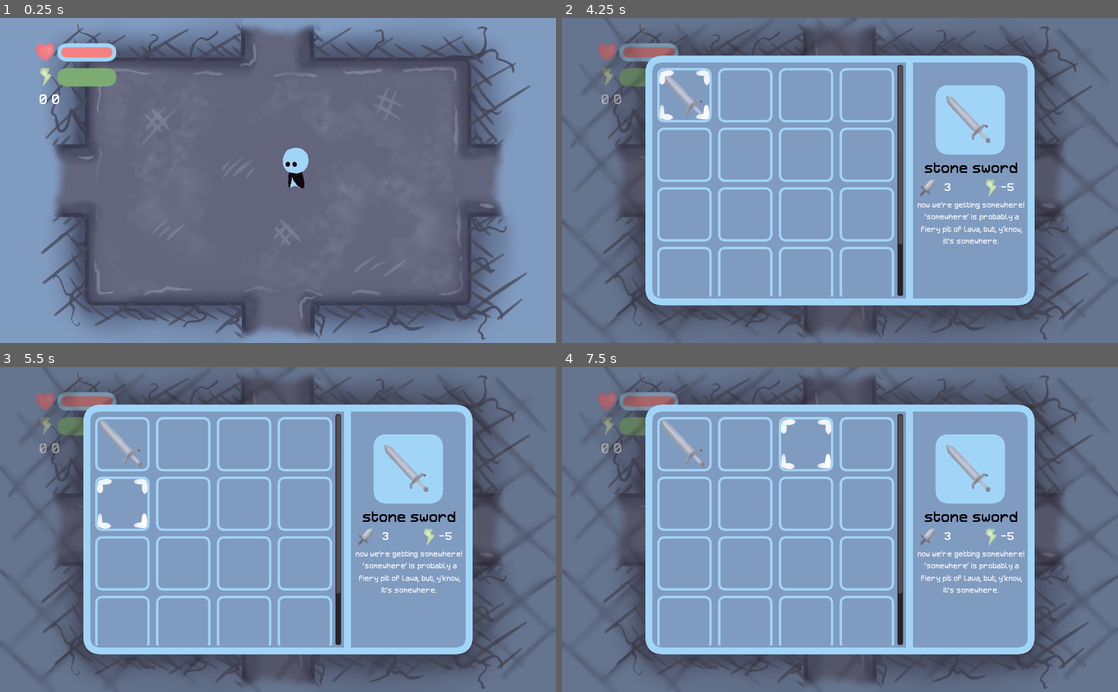
Above: before the commit, frames 1-4 (two rows, left to right).
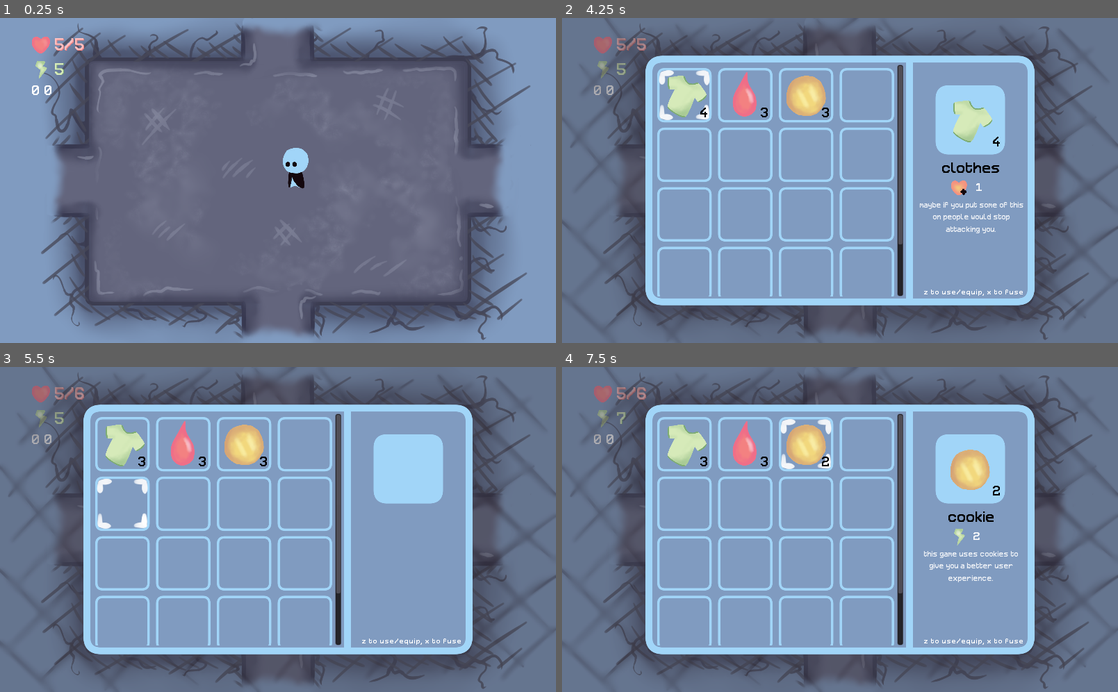
Above: after the commit, the same moments.

Repository: bucketfish/box-arena
Game: Godot game, scene res://base.tscn
The game is run twice, just before and just after one commit, with the same random seed, the same clock (stepped at 60 frames per second) and the same inputs.
Inputs:
- Up to frame 1 (0.25 s): no input
- Up to frame 2 (4.25 s): hold Right (right) 0.53-1.28 s; tap X (attack) at 0.6, 2.1, 3.6 s; hold Down (down) 1.28-2.03 s; tap Z (pickup) at 1.35, 2.85 s; hold Right (right) 2.03-2.78 s; hold Up (ui_up) 2.78-3.53 s; hold Left (left) from 3.53 s (still down); tap Shift (inventory) at 4.15 s
- Up to frame 3 (5.5 s): tap Z (pickup) at 4.35 s; tap Enter at 5 s; release Left (left) at 5.03 s; hold Down (down) from 5.03 s (still down); tap X (attack) at 5.1 s
- Up to frame 4 (7.5 s): tap Space at 5.75, 7.25 s; release Down (down) at 5.78 s; hold Right (right) 5.78-6.53 s; tap Z (pickup) at 5.85, 7.35 s; tap Enter at 6.5 s; hold Up (ui_up) 6.53-7.28 s; tap X (attack) at 6.6 s; hold Right (right) from 7.28 s (still down)

The runs differ from the first frame. In frame 1, 1.6% of the frame differs, in the area x 5-21%, y 5-27%; in frame 2, 4.7%; in frame 3, 4.1%; in frame 4, 4.8%, in the area x 5-84%, y 5-86%.

Commit message:
okay we ACTUALLY finally have all inventory stuff working

Diff:
--- a/base.tscn
+++ b/base.tscn
@@ -13,10 +13,12 @@
 [ext_resource path="res://assets/gui/energy.png" type="Texture" id=11]
 [ext_resource path="res://gui/itemdesc_value.tscn" type="PackedScene" id=12]
 [ext_resource path="res://assets/gui/health.png" type="Texture" id=13]
-[ext_resource path="res://assets/gui/bar overlay.png" type="Texture" id=14]
-[ext_resource path="res://assets/gui/health bar.png" type="Texture" id=15]
+[ext_resource path="res://assets/gui/max health.png" type="Texture" id=14]
 [ext_resource path="res://gui/bars.gd" type="Script" id=16]
-[ext_resource path="res://assets/gui/energy bar.png" type="Texture" id=17]
+
+[sub_resource type="DynamicFont" id=11]
+size = 28
+font_data = ExtResource( 10 )
 
 [sub_resource type="DynamicFont" id=8]
 size = 26
@@ -24,6 +26,10 @@
 
 [sub_resource type="DynamicFont" id=7]
 size = 14
+font_data = ExtResource( 10 )
+
+[sub_resource type="DynamicFont" id=9]
+size = 12
 font_data = ExtResource( 10 )
 
 [sub_resource type="Animation" id=1]
@@ -156,10 +162,10 @@
 [node name="gui" type="CanvasLayer" parent="."]
 
 [node name="coords" type="Label" parent="gui"]
-margin_left = 72.0
-margin_top = 133.0
-margin_right = 112.0
-margin_bottom = 166.0
+margin_left = 57.0
+margin_top = 117.0
+margin_right = 97.0
+margin_bottom = 150.0
 custom_fonts/font = ExtResource( 4 )
 text = "0 0"
 __meta__ = {
@@ -175,49 +181,34 @@
 }
 
 [node name="health" type="Control" parent="gui/bars"]
-margin_left = 96.0
-margin_top = 37.0
-margin_right = 136.0
-margin_bottom = 77.0
-__meta__ = {
-"_edit_use_anchors_": false
-}
-
-[node name="bar" type="NinePatchRect" parent="gui/bars/health"]
-margin_right = 200.0
-margin_bottom = 53.0
-texture = ExtResource( 15 )
-patch_margin_left = 64
-patch_margin_right = 64
-
-[node name="overlay" type="NinePatchRect" parent="gui/bars/health"]
-margin_right = 200.0
-margin_bottom = 53.0
-texture = ExtResource( 14 )
-patch_margin_left = 64
-patch_margin_right = 64
-axis_stretch_horizontal = 1
+margin_left = 88.0
+margin_top = 24.0
+margin_right = 128.0
+margin_bottom = 64.0
+__meta__ = {
+"_edit_use_anchors_": false
+}
 
 [node name="sprite" type="Sprite" parent="gui/bars/health"]
 position = Vector2( -13, 25 )
 scale = Vector2( 0.16, 0.16 )
 texture = ExtResource( 13 )
 
+[node name="value" type="Label" parent="gui/bars/health"]
+margin_left = 11.0
+margin_top = 4.0
+margin_right = 74.0
+margin_bottom = 48.0
+custom_colors/font_color = Color( 1, 0.752941, 0.752941, 1 )
+custom_colors/font_color_shadow = Color( 0.956863, 0.509804, 0.509804, 1 )
+custom_fonts/font = SubResource( 11 )
+text = "5"
+
 [node name="energy" type="Control" parent="gui/bars"]
-margin_left = 96.0
-margin_top = 83.0
-margin_right = 136.0
-margin_bottom = 123.0
-__meta__ = {
-"_edit_use_anchors_": false
-}
-
-[node name="bar" type="NinePatchRect" parent="gui/bars/energy"]
-margin_right = 200.0
-margin_bottom = 53.0
-texture = ExtResource( 17 )
-patch_margin_left = 64
-patch_margin_right = 64
+margin_left = 88.0
+margin_top = 70.0
+margin_right = 128.0
+margin_bottom = 110.0
 __meta__ = {
 "_edit_use_anchors_": false
 }
@@ -227,6 +218,16 @@
 scale = Vector2( 0.16, 0.16 )
 texture = ExtResource( 11 )
 
+[node name="value" type="Label" parent="gui/bars/energy"]
+margin_left = 11.0
+margin_top = 4.0
+margin_right = 74.0
+margin_bottom = 48.0
+custom_colors/font_color = Color( 0.843137, 0.921569, 0.729412, 1 )
+custom_colors/font_color_shadow = Color( 0.494118, 0.678431, 0.45098, 1 )
+custom_fonts/font = SubResource( 11 )
+text = "5"
+
 [node name="shade" type="Control" parent="gui"]
 visible = false
 anchor_right = 1.0
@@ -241,7 +242,6 @@
 centered = false
 
 [node name="inventory" type="Control" parent="gui"]
-visible = false
 anchor_right = 1.0
 anchor_bottom = 1.0
 script = ExtResource( 7 )
@@ -265,7 +265,7 @@
 }
 
 [node name="rowbox" type="VBoxContainer" parent="gui/inventory/scroll"]
-margin_right = 460.0
+margin_right = 448.0
 margin_bottom = 552.0
 size_flags_horizontal = 3
 size_flags_vertical = 3
@@ -381,6 +381,7 @@
 text = "5"
 
 [node name="health" parent="gui/inventory/info/holder/values" instance=ExtResource( 12 )]
+visible = false
 margin_left = 115.0
 margin_right = 200.0
 margin_bottom = 38.0
@@ -391,6 +392,19 @@
 texture = ExtResource( 13 )
 
 [node name="value" parent="gui/inventory/info/holder/values/health" index="1"]
+text = "1"
+
+[node name="max_health" parent="gui/inventory/info/holder/values" instance=ExtResource( 12 )]
+margin_left = 115.0
+margin_right = 200.0
+margin_bottom = 38.0
+
+[node name="sprite" parent="gui/inventory/info/holder/values/max_health" index="0"]
+position = Vector2( 3, 1 )
+scale = Vector2( 0.14, 0.14 )
+texture = ExtResource( 14 )
+
+[node name="value" parent="gui/inventory/info/holder/values/max_health" index="1"]
 text = "1"
 
 [node name="itemdesc" type="Label" parent="gui/inventory/info"]
@@ -405,6 +419,14 @@
 __meta__ = {
 "_edit_use_anchors_": false
 }
+
+[node name="placeholder instructions" type="Label" parent="gui/inventory"]
+margin_left = 665.0
+margin_top = 498.0
+margin_right = 889.0
+margin_bottom = 520.0
+custom_fonts/font = SubResource( 9 )
+text = "z to use/equip, x to fuse"
 
 [node name="fade" type="CanvasLayer" parent="."]
 
@@ -436,3 +458,4 @@
 [editable path="gui/inventory/info/holder/values/damage"]
 [editable path="gui/inventory/info/holder/values/energy"]
 [editable path="gui/inventory/info/holder/values/health"]
+[editable path="gui/inventory/info/holder/values/max_health"]
--- a/gui/bars.gd
+++ b/gui/bars.gd
@@ -1,15 +1,13 @@
 extends Control
 
 
-onready var max_health = $health/overlay
-onready var health = $health/bar
-onready var energy = $energy/bar
+onready var health = $health/value
+onready var energy = $energy/value
 
 func _ready():
 	update_bars()
 
 
 func update_bars():
-	max_health.rect_size.x = 2 * Persistent.max_health
-	health.rect_size.x = 2 * Persistent.health
-	energy.rect_size.x = 2 * Persistent.energy
+	health.text = str(Persistent.health) + '/' + str(Persistent.max_health)
+	energy.text = str(Persistent.energy)
--- a/gui/inventory.gd
+++ b/gui/inventory.gd
@@ -1,9 +1,10 @@
 extends Control
 
 onready var shade = $"../shade"
+onready var bars = $"../bars"
 onready var rowbox = $scroll/rowbox
 
-onready var row = [$scroll/rowbox/row, $scroll/rowbox/row2, $scroll/rowbox/row3, $scroll/rowbox/row4]
+onready var row = [$scroll/rowbox/row, $scroll/rowbox/row2, $scroll/rowbox/row3, $scroll/rowbox/row4, $scroll/rowbox/row5]
 
 var row_scene = preload("res://gui/row.tscn")
 
@@ -16,7 +17,7 @@
 onready var val_energy = $info/holder/values/energy
 onready var val_health = $info/holder/values/health
 onready var val_damage = $info/holder/values/damage
-
+onready var val_maxh = $info/holder/values/max_health
 
 # Called when the node enters the scene tree for the first time.
 func _ready():
@@ -26,14 +27,16 @@
 func toggle():
 	visible = !visible
 	shade.visible = visible
-	display(Persistent.carrying)
+	display()
 
 	focus_on(row[0].col[0])
 
-func display(items):
+func display():
+	var items = Persistent.carrying
 	var items_dict = Functions.sort_inventory(items)
 	var rowc = 0
 	var colc = 0
+	var count = 0
 
 	for i in items_dict.keys():
 		row[rowc].col[colc].itemname = i
@@ -50,7 +53,15 @@
 			row.append(newrow)
 			connect_rows()
 
+	while rowc < row.size():
+		row[rowc].col[colc].itemname = ""
+		colc += 1
+		if colc >= 4:
+			colc = 0
+			rowc += 1
+
 	get_tree().call_group("inv_item", "prep_display")
+	focus_on(curhighlight)
 
 func connect_rows():
 	for currow in range(0, row.size()):
@@ -75,11 +86,18 @@
 			focus_on(curhighlight.right)
 
 
+		elif Input.is_action_just_pressed("use item"):
+			use_item()
+		elif Input.is_action_just_pressed("fuse item"):
+			pass
+
 func focus_on(newfocus):
 	curhighlight.focused = false
 	newfocus.focused = true
 	curhighlight = newfocus
+	update_info()
 
+func update_info():
 	if curhighlight.itemname:
 		itemdesc.text = Data.items[curhighlight.itemname]["desc"]
 
@@ -107,3 +125,70 @@
 			val_damage.text.text = str(Data.items[curhighlight.itemname]["damage"])
 		else:
 			val_damage.visible = false
+
+
+		if "total_health" in Data.items[curhighlight.itemname].keys():
+			val_maxh.visible = true
+			val_maxh.text.text = str(Data.items[curhighlight.itemname]["total_health"])
+		else:
+			val_maxh.visible = false
+
+	else:
+		clear_info()
+
+func clear_info():
+	itemdesc.text = ""
+	itemdisplay_sprite.texture = null
+	itemdisplay_count.text = ""
+	itemdisplay_name.text = ""
+	val_energy.visible = false
+	val_health.visible = false
+	val_maxh.visible = false
+	val_damage.visible = false
+
+
+func use_item():
+	var item = curhighlight.itemname
+	if !item:
+		return
+
+	var usething = Data.items[item]
+	var use = false
+
+	# set item as hand weapon
+	if 'weapon' in usething.keys():
+		Persistent.weapon = item
+		use = false
+
+	if 'health' in usething.keys():
+
+		# full health, and trying to increase
+		if Persistent.health == Persistent.max_health && usething['health'] > 0:
+			# failed usage?
+			use = false
+
+		# trying to increase health
+		elif usething['health'] > 0:
+			# heal as much as possible
+			Persistent.health = min(Persistent.max_health, Persistent.health + usething["health"] )
+			use = true
+
+		# trying to remove health
+		elif usething['health'] < 0:
+			Persistent.health += usething['health']
+			use = true
+			# check if you died after removing health
+
+	if 'total_health' in usething.keys():
+		Persistent.max_health += usething['total_health']
+		use = true
+
+	if 'energy' in usething.keys():
+		if usething['energy'] > 0:
+			Persistent.energy += usething['energy']
+			use = true
+
+	if use:
+		bars.update_bars()
+		Persistent.carrying.erase(item)
+		display()
--- a/gui/item.gd
+++ b/gui/item.gd
@@ -7,6 +7,8 @@
 onready var highlight = $highlight
 onready var sprite = $sprite
 onready var count = $count
+
+onready var inv = get_node("/root/base/gui/inventory")
 
 var itemname
 var countint = 1
@@ -22,11 +24,14 @@
 func _ready():
 	highlight(false) # Replace with function body.
 
+func prep_display():
 
-func prep_display():
 	if itemname:
 		sprite.texture = load("res://assets/items/" + itemname + ".png")
-	if countint == 1:
+	else:
+		sprite.texture = null
+
+	if countint == 1 || !itemname:
 		count.text = ""
 	else:
 		count.text = str(countint)
--- a/persistent.gd
+++ b/persistent.gd
@@ -22,7 +22,7 @@
 				'-10 -10': {'name': 'puffpuffiepuff', 'alive': true}}
 var seenbosses = []
 
-var carrying = ["stone sword"]
+var carrying = ["clothes", "clothes", "clothes", "clothes", "healing drop", "healing drop", "healing drop", "cookie", "cookie", "cookie"]
 var health = 5
 var energy = 5
 var damage = 0
@@ -31,3 +31,5 @@
 
 var coward = 0
 var isCoward = false
+
+var weapon = ""
--- a/project.godot
+++ b/project.godot
@@ -62,6 +62,16 @@
 "events": [ Object(InputEventKey,"resource_local_to_scene":false,"resource_name":"","device":0,"alt":false,"shift":false,"control":false,"meta":false,"command":false,"pressed":false,"scancode":0,"physical_scancode":16777237,"unicode":0,"echo":false,"script":null)
  ]
 }
+"use item"={
+"deadzone": 0.5,
+"events": [ Object(InputEventKey,"resource_local_to_scene":false,"resource_name":"","device":0,"alt":false,"shift":false,"control":false,"meta":false,"command":false,"pressed":false,"scancode":0,"physical_scancode":90,"unicode":0,"echo":false,"script":null)
+ ]
+}
+"fuse item"={
+"deadzone": 0.5,
+"events": [ Object(InputEventKey,"resource_local_to_scene":false,"resource_name":"","device":0,"alt":false,"shift":false,"control":false,"meta":false,"command":false,"pressed":false,"scancode":0,"physical_scancode":88,"unicode":0,"echo":false,"script":null)
+ ]
+}
 
 [physics]
 
Binary file removed: assets/gui/bar overlay.png
Binary file removed: assets/gui/energy bar.png
Binary file removed: assets/gui/health bar.png
Binary file added: assets/gui/max health.png
Binary file removed: assets/gui/overlay.png
Not shown, removed: assets/gui/bars small.clip
Not shown, removed: assets/gui/bars.clip
Not shown, changed: assets/gui/icons.clip
